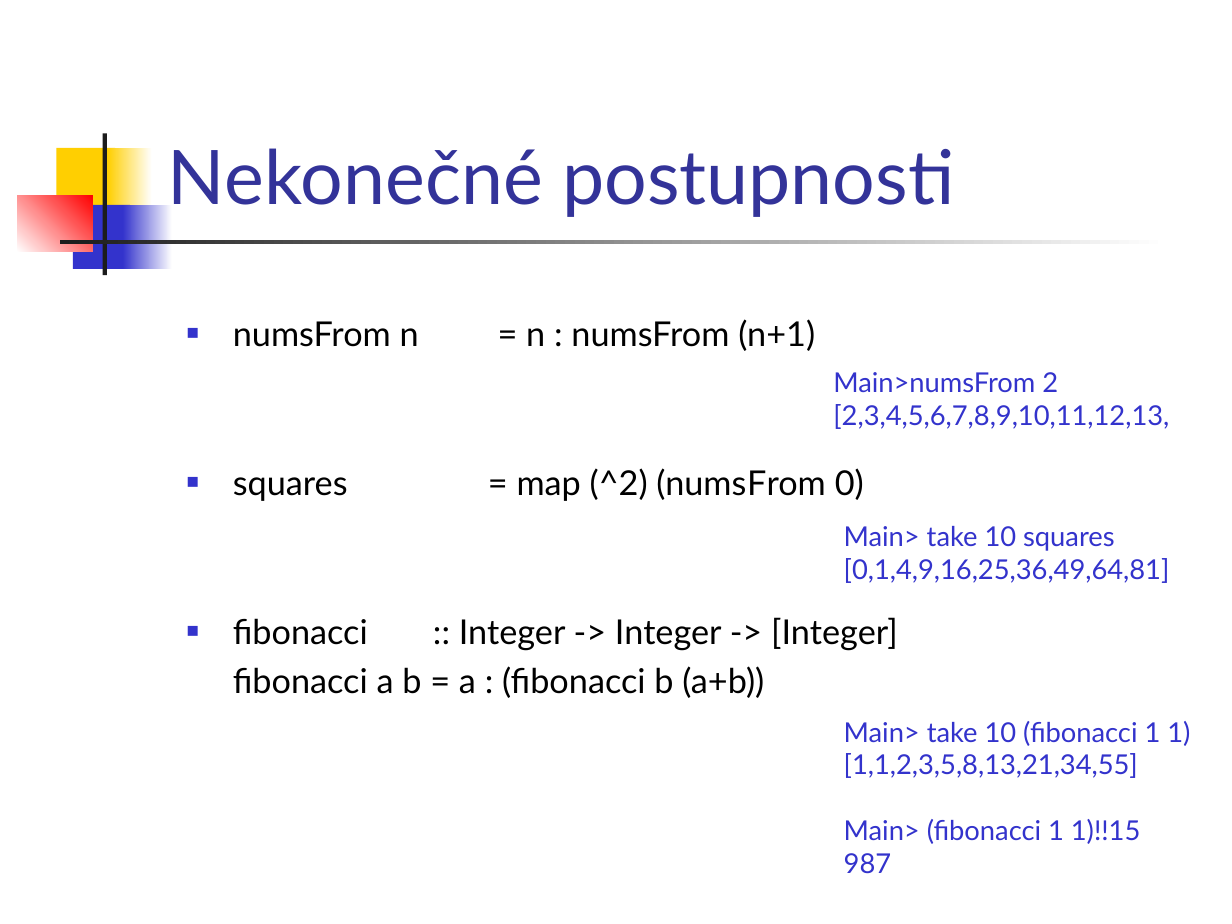
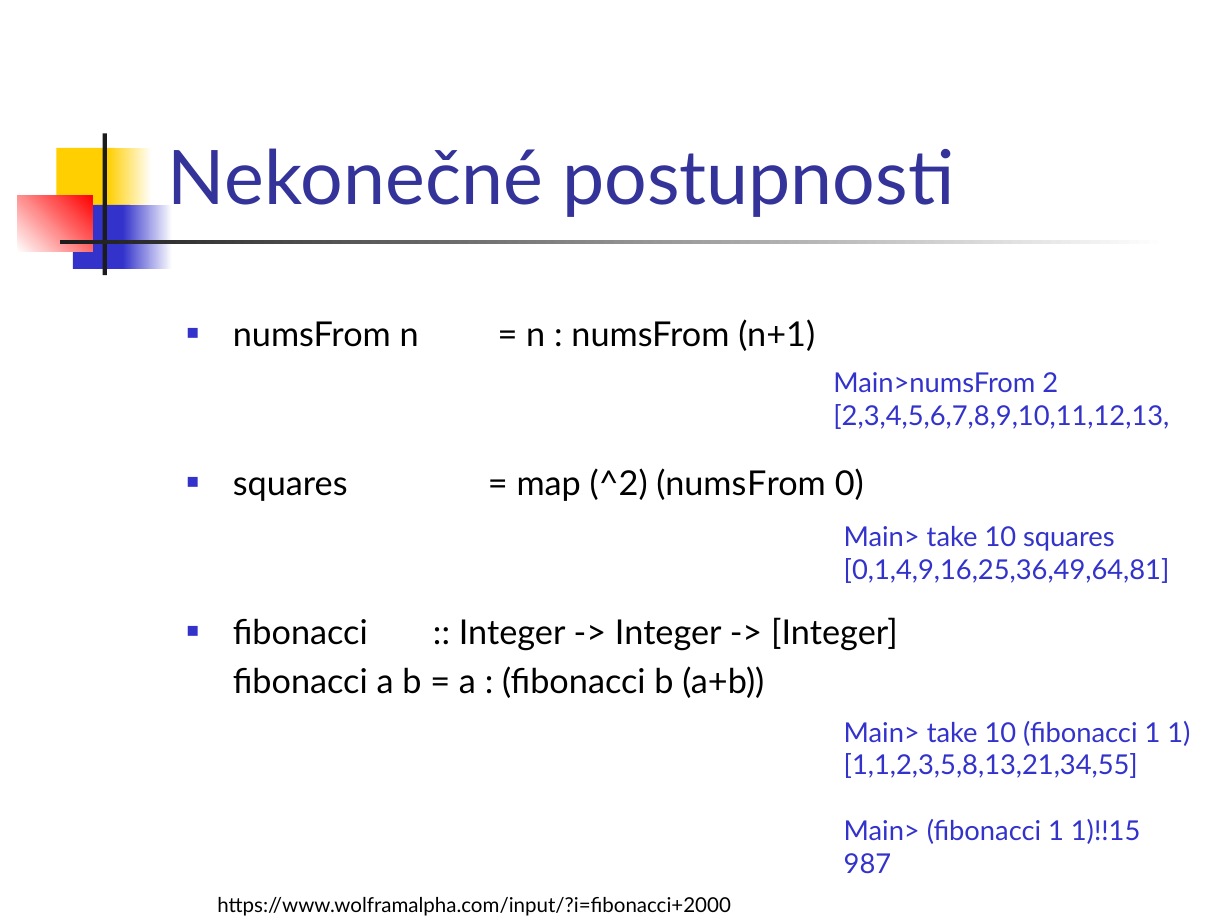
Before and after one commit to paradigmy/Prednasky, a slide deck: slide 10 of 09/funkcionalne4.ppt (slide 9 before the commit). Drawn at 1232x924 pixels with LibreOffice and Linux fonts; fonts in the diff are those of the drawing. Boxes give left, top, right and bottom in pixels: in the first picture for what was removed or moved away, otherwise in the second. Text is boxed around its words. In the diff, an @@ line names an element or a change of style, - is before the commit and + after.

```diff
--- a/09/funkcionalne4.ppt
+++ b/09/funkcionalne4.ppt
@@ text added at (x1=217, y1=897, x2=731, y2=916), 12 pt, text #000000 @@
+https://www.wolframalpha.com/input/?i=fibonacci+2000
```
Also in this commit, not shown: 2 other slides changed, 1 slide added, 3 other files.
